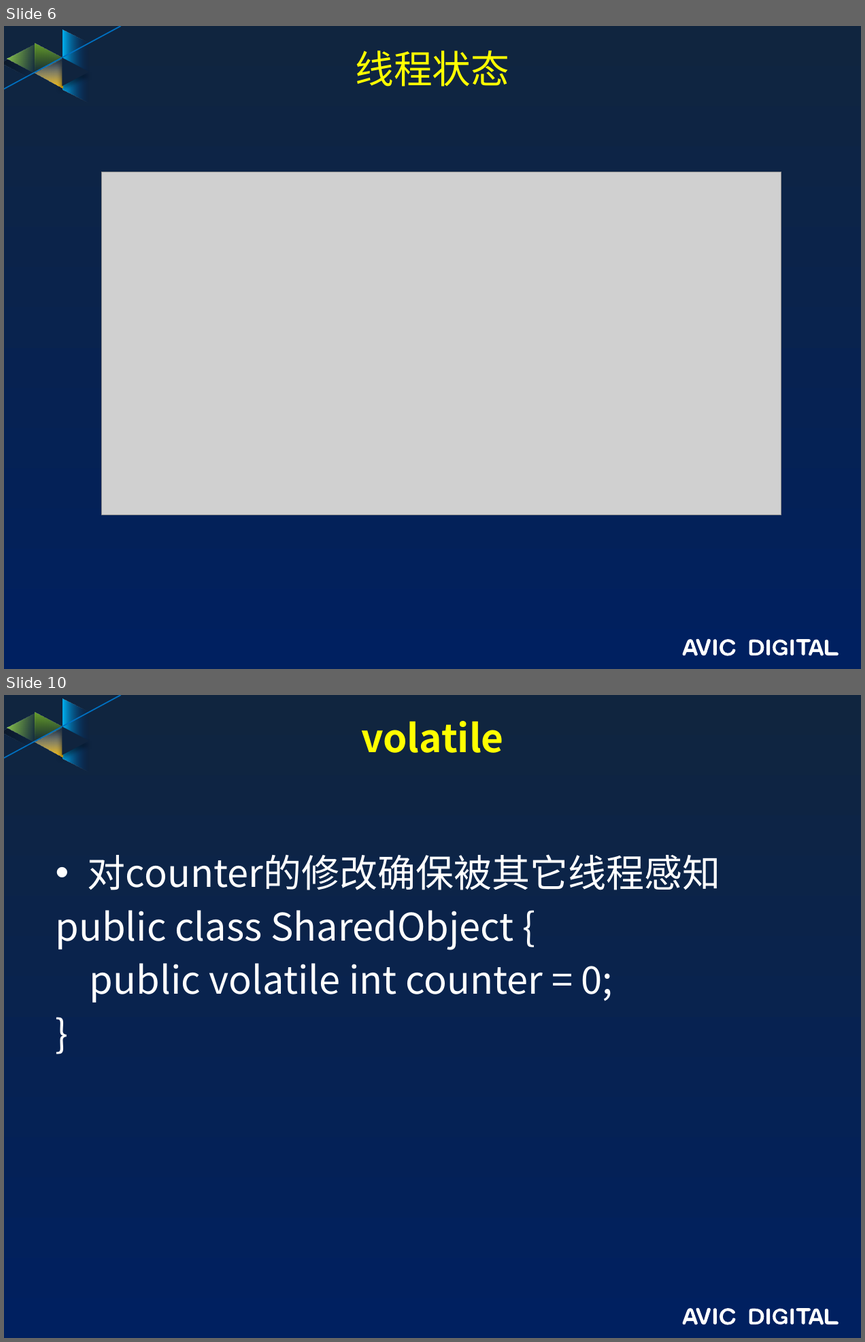
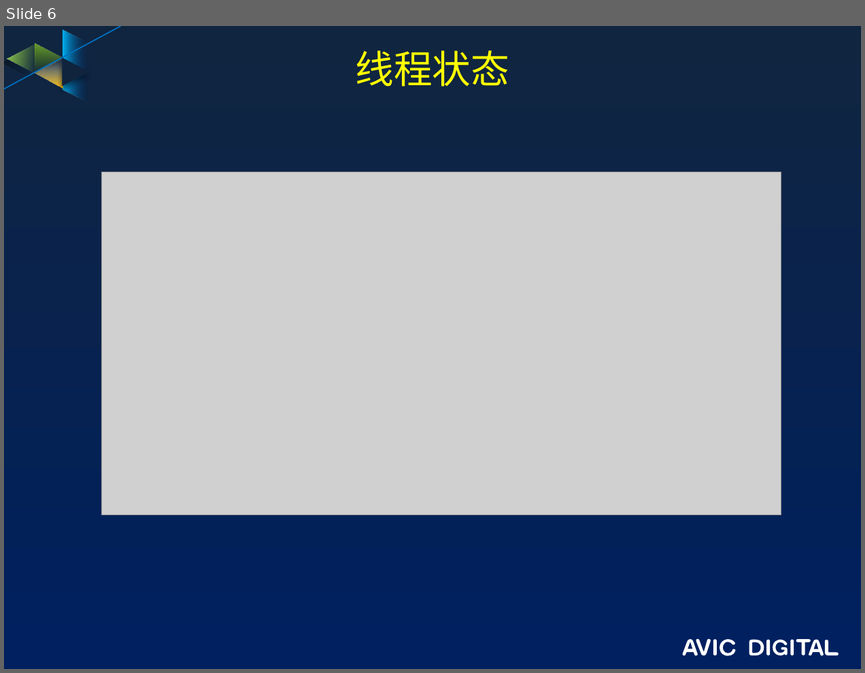
Before and after one commit to guofengzh/java-way, a slide deck: java/docs/13.java-线程.pptx. Shown one above the other, each under a label of ours: slides 6 and 10 before the commit, slide 6 after it; the slides between them are not shown. The pictures are 865x1342 and 865x673 pixels, drawn with LibreOffice and Linux fonts; fonts in the diff are those of the drawing; grey boxes stand for pictures; background and template pictures are left out. Boxes give left, top, right and bottom in pixels: in the first picture for what was removed or moved away, otherwise in the second. Text is boxed around its words. In the diff, an @@ line names an element or a change of style, - is before the commit and + after.

```diff
--- a/java/docs/13.java-线程.pptx
+++ b/java/docs/13.java-线程.pptx
@@ slide 10 removed at (x1=4, y1=695, x2=861, y2=1338), background gradient #10253F to #002060; not listed: 17 template elements that a slide beside it also shows @@
@@ title removed at (x1=361, y1=721, x2=504, y2=753) @@
-volatile
@@ text removed at (x1=56, y1=854, x2=721, y2=1002) @@
-• 对counter的修改确保被其它线程感知
-public class SharedObject {
-public volatile int counter = 0;
-}
```
Also in this commit, not shown: 1 slide changed, 15 slides added, 4 other slides removed.
